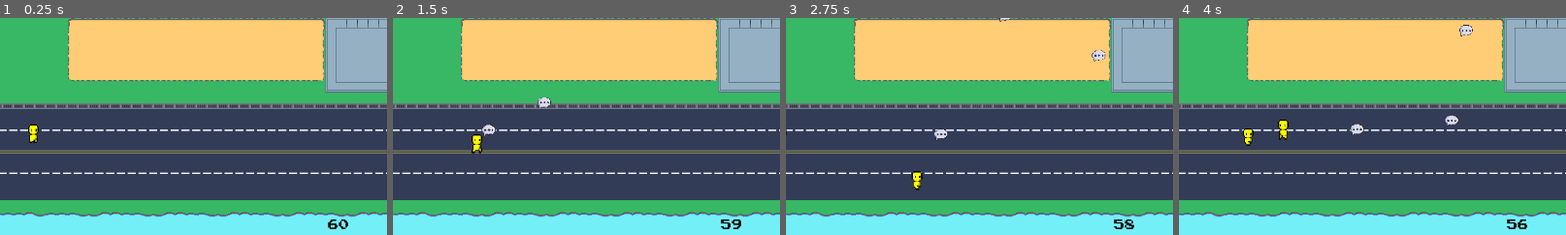
Above: before the commit, frames 1-4 (left to right).
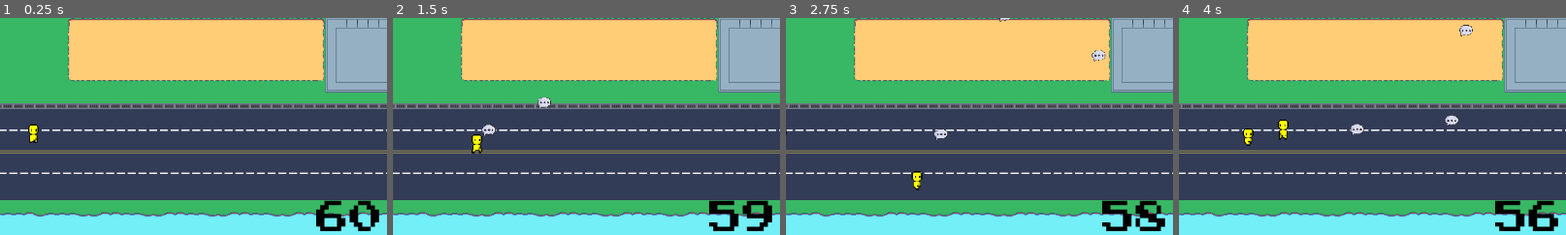
Above: after the commit, the same moments.

Repository: eliseokeefe/GameDevFinal
Game: Godot game, scene res://part_2.tscn
Same seed, same stepped clock (60 frames per second), same inputs: the game is played once before the commit and once after it. This scene is started directly instead of the project's main scene.
Inputs (mouse positions are % of the whole screen's width and height, from its top left):
- Up to frame 1 (0.25 s): no input
- Up to frame 2 (1.5 s): tap Enter at 0.5 s; move the mouse to (72, 45) at 0.52 s; hold D (right) 0.53-1.28 s; click (72, 45) at 0.6 s; move the mouse to (30, 55) at 1.27 s; hold S (down) from 1.28 s (still down); click (30, 55) at 1.35 s
- Up to frame 3 (2.75 s): move the mouse to (60, 28) at 2.02 s; release S (down) at 2.03 s; hold D (right) from 2.03 s (still down); click (60, 28) at 2.1 s
- Up to frame 4 (4 s): move the mouse to (45, 70) at 2.77 s; release D (right) at 2.78 s; hold W (up) 2.78-3.53 s; click (45, 70) at 2.85 s; move the mouse to (80, 65) at 3.52 s; hold A (left) from 3.53 s (still down); click (80, 65) at 3.6 s
The pictures show only the part of the screen within x 5-55%, y 50-100%; the shares and areas given below are measured in that part.

The runs differ from the first frame. In frame 1, 1.3% of the frame differs, in the area x 81-98%, y 83-99%; in frame 2, 1.4%; in frame 3, 1.4%; in frame 4, 1.4%.

Commit message:
Updated timer size

Diff:
--- a/timer_part_2.tscn
+++ b/timer_part_2.tscn
@@ -22,6 +22,7 @@
 grow_vertical = 0
 theme_override_colors/font_color = Color(0, 0, 0, 1)
 theme_override_fonts/font = ExtResource("2_eyxh0")
+theme_override_font_sizes/font_size = 50
 text = "60"
 
 [connection signal="timeout" from="Timer" to="." method="_on_timer_timeout"]
